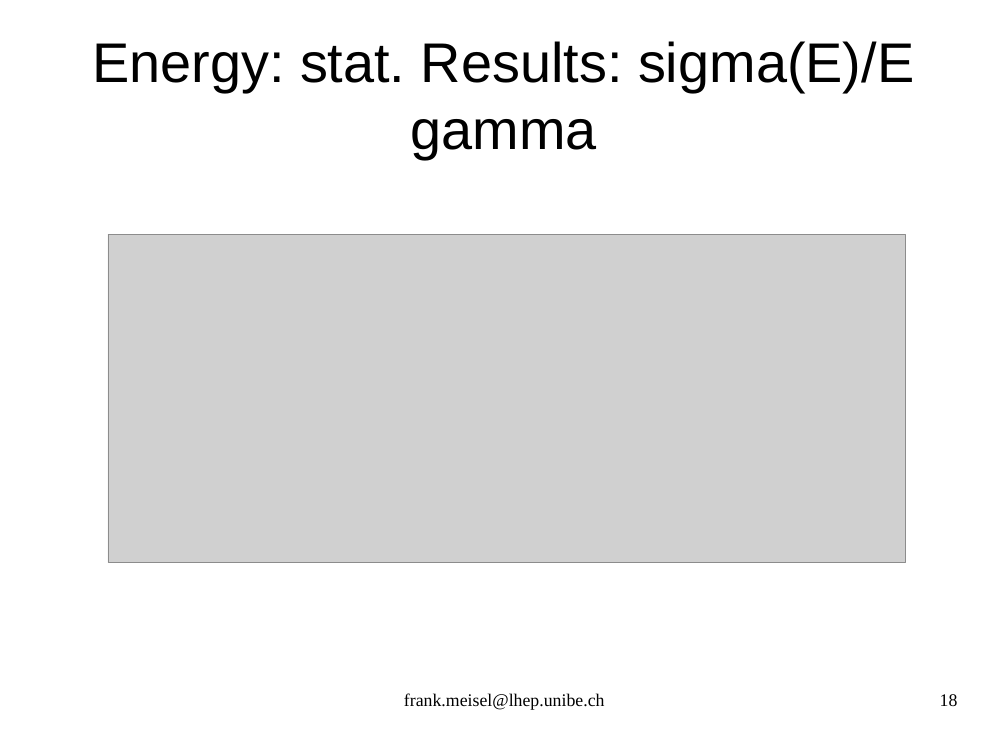
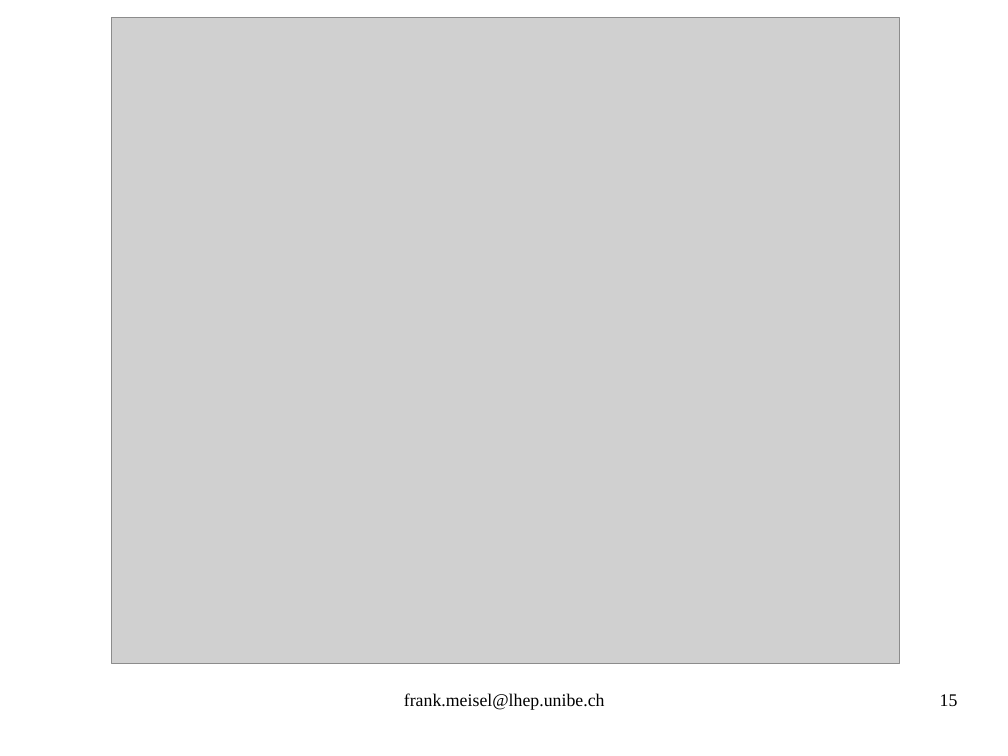
Before and after one commit to antonioiuliano2/fedra, a slide deck: slide 15 of src/libShower/documentation/libShowerMANUAL.odp (slide 18 before the commit). Drawn at 1008x756 pixels with LibreOffice and Linux fonts; fonts in the diff are those of the drawing; grey boxes stand for pictures. Boxes give left, top, right and bottom in pixels: in the first picture for what was removed or moved away, otherwise in the second. Text is boxed around its words. In the diff, an @@ line names an element or a change of style, - is before the commit and + after.

```diff
--- a/src/libShower/documentation/libShowerMANUAL.odp
+++ b/src/libShower/documentation/libShowerMANUAL.odp
@@ picture: place and size @@
-picture at bbox=[108, 234, 906, 563]
+picture at bbox=[112, 18, 900, 664]
@@ title removed at bbox=[92, 41, 914, 159] @@
-Energy: stat. Results: sigma(E)/E
-gamma
@@ page number at bbox=[940, 694, 958, 706]: text changed @@
-18
+15
```
Also in this commit, not shown: 18 other slides changed, 4 slides added, 12 slides removed, 3 other files.
